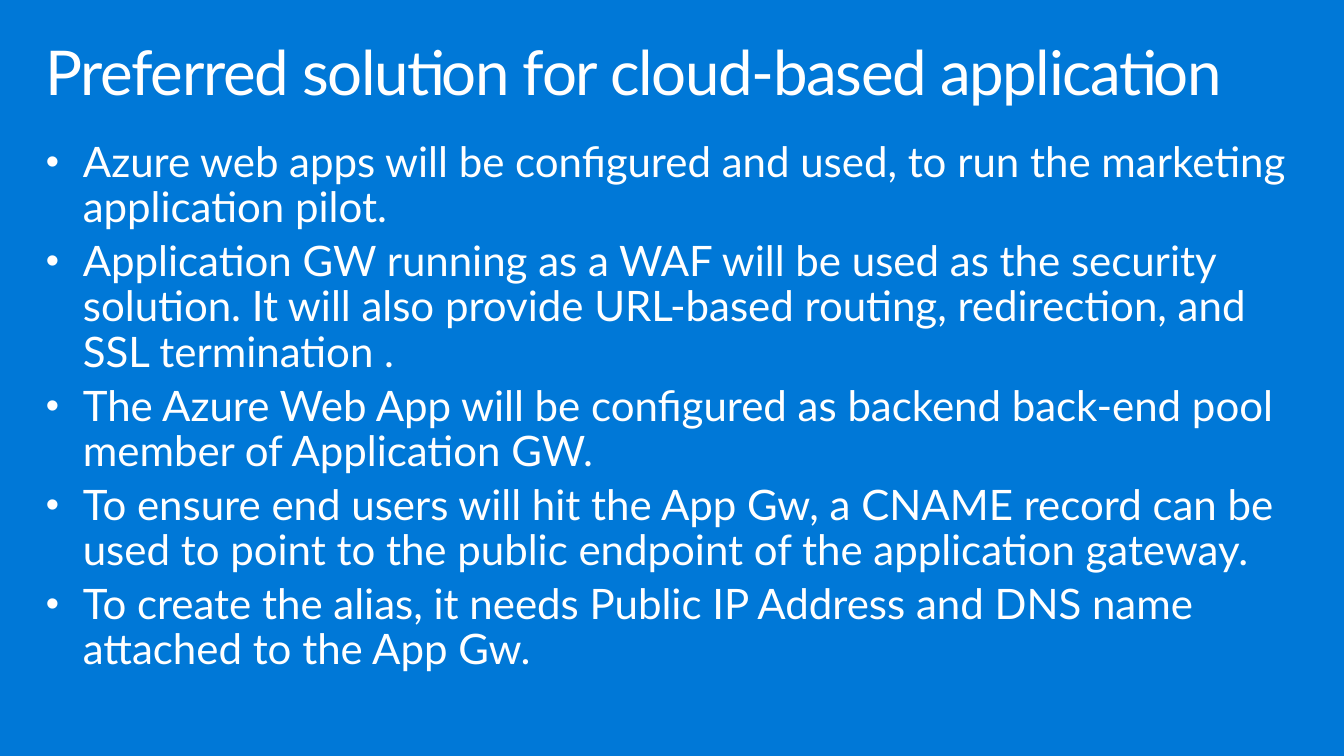
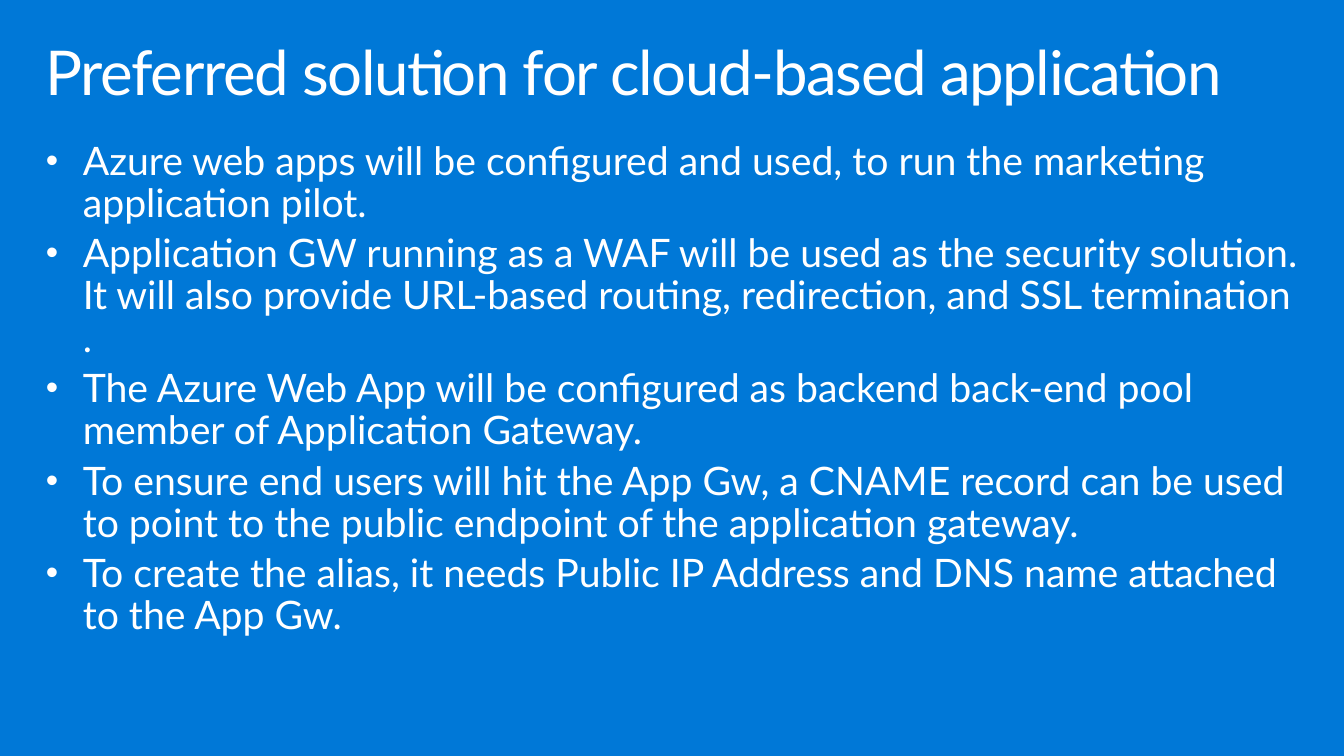
Before and after one commit to yashmadan123/MCW-Enterprise-class-networking, a slide deck: slide 30 of Whiteboard design session/WDS trainer presentation - Enterprise-class networking in Azure.pptx. Drawn at 1344x756 pixels with LibreOffice and Linux fonts; fonts in the diff are those of the drawing. Boxes give left, top, right and bottom in pixels: in the first picture for what was removed or moved away, otherwise in the second. Text is boxed around its words. In the diff, an @@ line names an element or a change of style, - is before the commit and + after.

```diff
--- a/Whiteboard design session/WDS trainer presentation - Enterprise-class networking in Azure.pptx
+++ b/Whiteboard design session/WDS trainer presentation - Enterprise-class networking in Azure.pptx
@@ text at (83, 146, 1298, 636): size 30 to 28 pt in "Azure web apps will be configured and ...", "Application GW running as a WAF will ...", "To ensure end users will hit the ...", "To create the alias, it needs Public ..." @@
@@ text at (83, 373, 1194, 451): text changed; size 30 to 28 pt @@
-• The Azure Web App will be configured as backend back-end pool member of Application GW.
+• The Azure Web App will be configured as backend back-end pool member of Application Gateway.
```
Also in this commit, not shown: 8 other slides changed, 1 slide removed, 6 other files.
